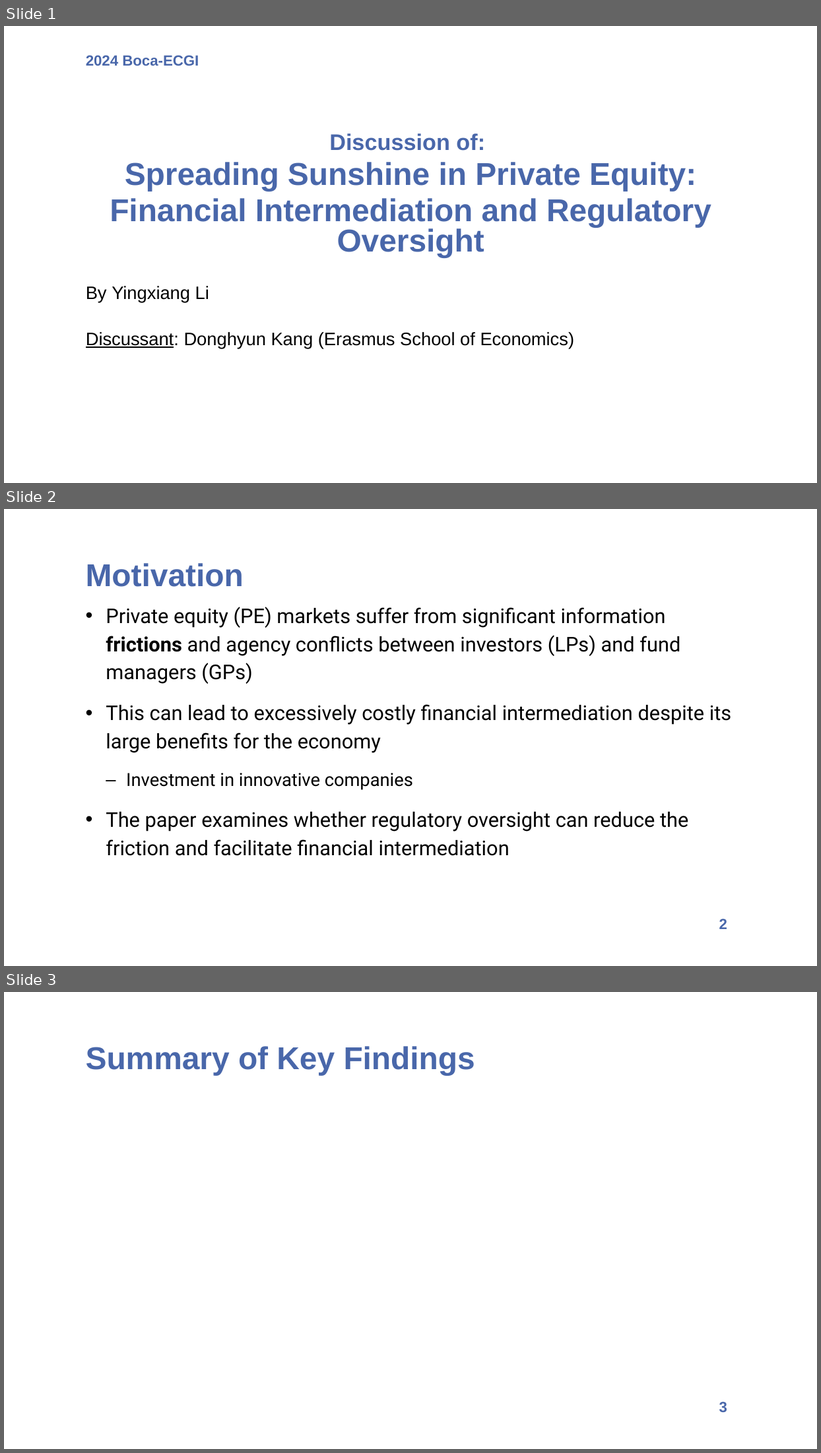
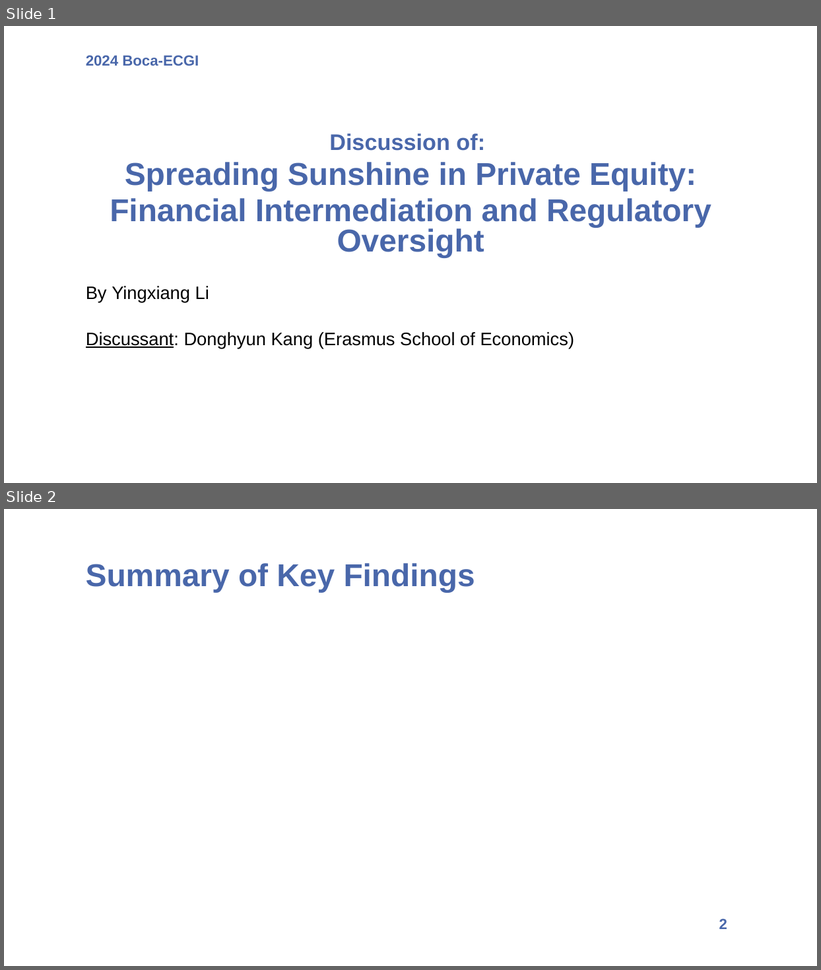
Before and after one commit to d0nghyunkang/d0nghyunkang.github.io, a slide deck: files/Discussion-Kang-PE Regulatory Oversight-10mins.pptx. Shown one above the other, each under a label of ours: slides 1, 2 and 3 before the commit, slides 1 and 2 after it. The pictures are 821x1453 and 821x970 pixels, drawn with LibreOffice and Linux fonts; fonts in the diff are those of the drawing; grey boxes stand for pictures. Boxes give left, top, right and bottom in pixels: in the first picture for what was removed or moved away, otherwise in the second. Text is boxed around its words. In the diff, an @@ line names an element or a change of style, - is before the commit and + after.

```diff
--- a/files/Discussion-Kang-PE Regulatory Oversight-10mins.pptx
+++ b/files/Discussion-Kang-PE Regulatory Oversight-10mins.pptx
@@ slide 2 removed at <box>4,509,817,966</box>, background #FFFFFF; not listed: 1 template element that a slide beside it also shows @@
@@ text removed at <box>86,563,244,587</box> @@
-Motivation
@@ text removed at <box>106,607,731,856</box> @@
-• Private equity (PE) markets suffer from significant information frictions and agency conflicts between investors (LPs) and fund managers (GPs)
-• This can lead to excessively costly financial intermediation despite its large benefits for the economy
-  – Investment in innovative companies
-• The paper examines whether regulatory oversight can reduce the friction and facilitate financial intermediation
@@ what was slide 3 is now slide 2 @@
@@ page number at <box>719,919,727,929</box>: text changed @@
-3
+2
```
Also in this commit, not shown: 4 slides changed.
